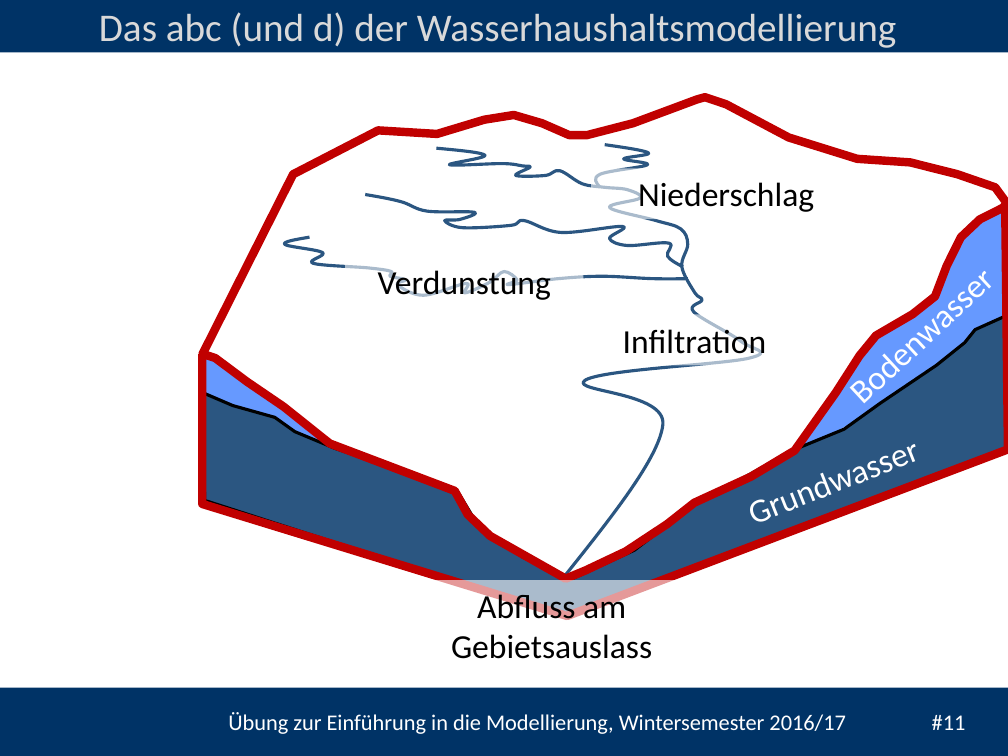
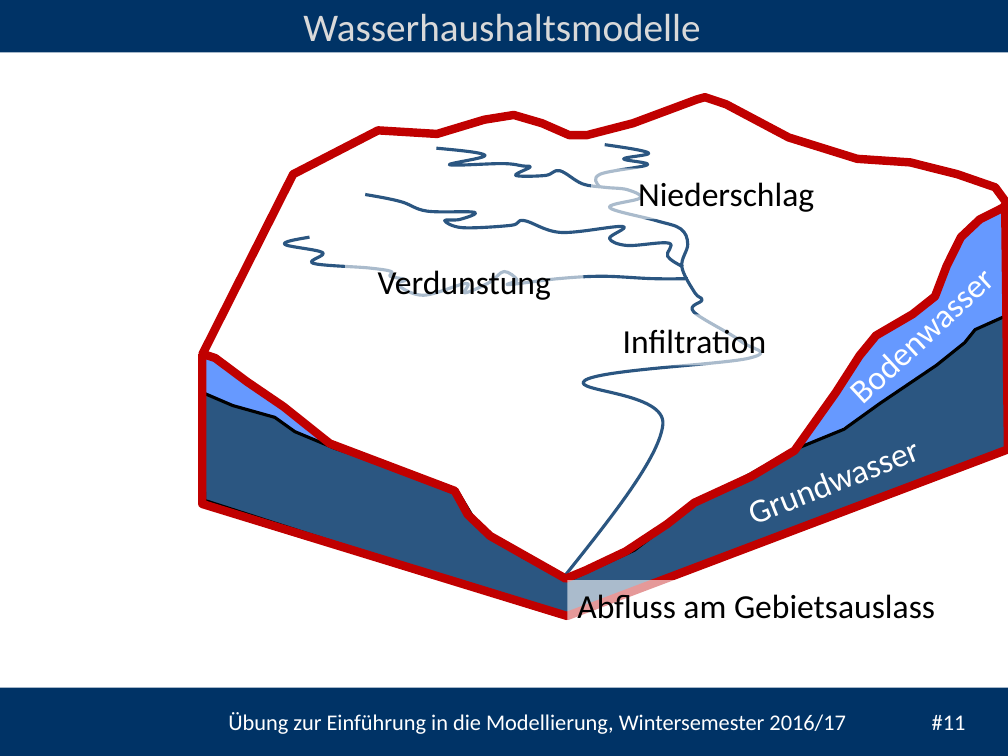
Before and after one commit to heistermann/Einf_Modellierung, a slide deck: slide 11 of Termin_2/folien/UebungModellierung#2.pptx. Drawn at 1008x756 pixels with LibreOffice and Linux fonts; fonts in the diff are those of the drawing; background and template pictures are left out. Boxes give left, top, right and bottom in pixels: in the first picture for what was removed or moved away, otherwise in the second. Text is boxed around its words. In the diff, an @@ line names an element or a change of style, - is before the commit and + after.

```diff
--- a/Termin_2/folien/UebungModellierung#2.pptx
+++ b/Termin_2/folien/UebungModellierung#2.pptx
@@ text at <box>303,13,700,42</box>: text changed @@
-Das abc (und d) der Wasserhaushaltsmodellierung
+Wasserhaushaltsmodelle
@@ text "Abfluss am Gebietsauslass": place and size @@
-text "Abfluss am Gebietsauslass" at <box>416,580,686,671</box>
+text "Abfluss am Gebietsauslass" at <box>577,591,935,619</box>
@@ text "Abfluss am Gebietsauslass" at <box>577,591,935,619</box>: alignment centre to left @@
@@ rectangle added at <box>43,632,615,682</box>, fill #FFFFFF at 60% opacity @@
```
Also in this commit, not shown: 4 other slides changed, 6 slides added, 2 slides removed, 4 other files.
